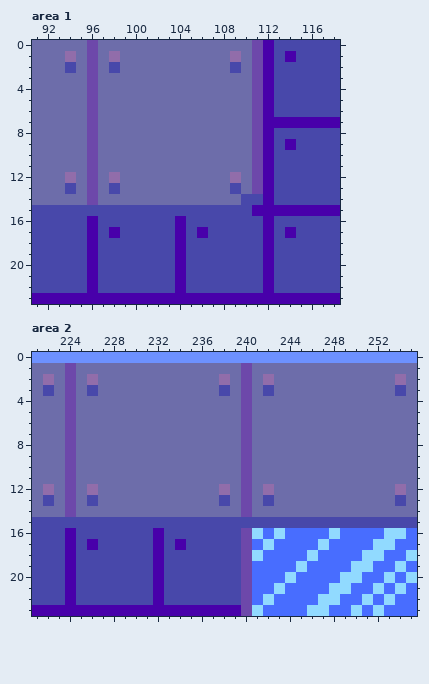
Two versions of one pixel-art file, aseprite work/level 12.aseprite. Above: the version before the commit.
256x256 pixels, 1 frame. Shown: area 1: x 91..118, y 0..23; area 2: x 221..255, y 0..23.
After the commit:
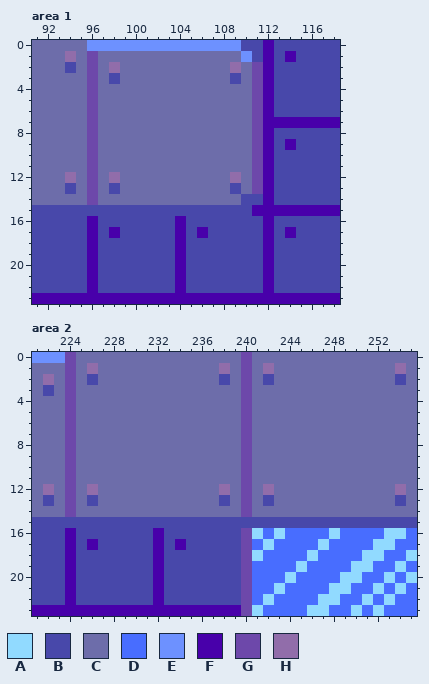
Palette (. is transparent): A #91daff  B #4848aa  C #6d6daa  D #486dff  E #6d91ff  F #4800aa  G #6d48aa  H #916daa
The exact change:
--- area 1, layer "Tilemap 1"
@@ x 91..118 @@
- 0 CCCCCGCCCCCCCCCCCCCCGFBBBBBB
- 1 CCCHCGCHCCCCCCCCCCHCGFBFBBBB
- 2 CCCBCGCBCCCCCCCCCCBCGFBBBBBB
- 3 CCCCCGCCCCCCCCCCCCCCGFBBBBBB
+ 0 CCCCCEEEEEEEEEEEEEEBBFBBBBBB
+ 1 CCCHCGCCCCCCCCCCCCCEBFBFBBBB
+ 2 CCCBCGCHCCCCCCCCCCHCGFBBBBBB
+ 3 CCCCCGCBCCCCCCCCCCBCGFBBBBBB
  4 CCCCCGCCCCCCCCCCCCCCGFBBBBBB
--- area 2, layer "Tilemap 1"
@@ x 221..255 @@
- 0 EEEEEEEEEEEEEEEEEEEEEEEEEEEEEEEEEEE
- 1 CCCGCCCCCCCCCCCCCCCGCCCCCCCCCCCCCCC
- 2 CHCGCHCCCCCCCCCCCHCGCHCCCCCCCCCCCHC
- 3 CBCGCBCCCCCCCCCCCBCGCBCCCCCCCCCCCBC
+ 0 EEEGCCCCCCCCCCCCCCCGCCCCCCCCCCCCCCC
+ 1 CCCGCHCCCCCCCCCCCHCGCHCCCCCCCCCCCHC
+ 2 CHCGCBCCCCCCCCCCCBCGCBCCCCCCCCCCCBC
+ 3 CBCGCCCCCCCCCCCCCCCGCCCCCCCCCCCCCCC
  4 CCCGCCCCCCCCCCCCCCCGCCCCCCCCCCCCCCC
